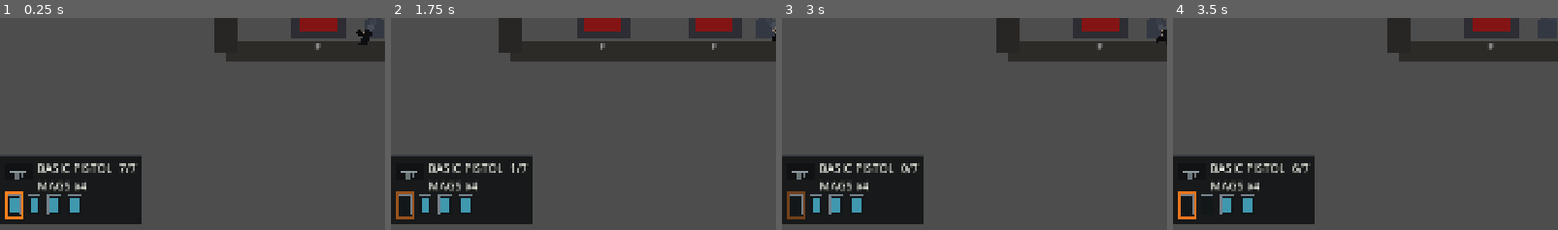
Above: before the commit, frames 1-4 (left to right).
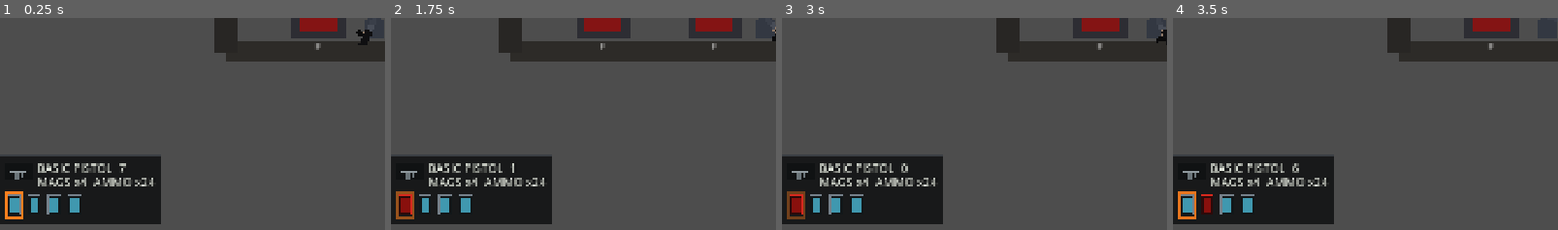
Above: after the commit, the same moments.

Repository: YuiTatsuki1011/projekt-black
Game: Godot game, scene res://scenes/levels/test_level.tscn
The game is run twice, just before and just after one commit, with the same random seed, the same clock (stepped at 60 frames per second) and the same inputs.
Inputs (mouse positions are % of the whole screen's width and height, from its top left):
- Up to frame 1 (0.25 s): no input
- Up to frame 2 (1.75 s): tap Enter at 0.5 s; move the mouse to (72, 45) at 0.52 s; press the mouse at (72, 45) at 0.53 s; hold D (move_right) 0.53-1.25 s; tap Space (jump) at 0.77 s; release the mouse at (72, 45) at 1.25 s; drag from (29, 56) to (58, 65) at 1.27 s
- Up to frame 3 (3 s): tap Space (jump) at 2 s; move the mouse to (60, 28) at 2.02 s; press the mouse at (60, 28) at 2.03 s; hold A (move_left) 2.03-2.75 s; tap Shift (dodge) at 2.1 s; release the mouse at (60, 28) at 2.75 s; drag from (45, 71) to (71, 51) at 2.77 s
- Up to frame 4 (3.5 s): no input
The pictures show only the part of the screen within x 1-51%, y 50-100%; the shares and areas given below are measured in that part.

The runs differ from the first frame. In frame 1, 2.4% of the frame differs, in the area x 9-42%, y 65-98%; in frame 2, 2.8%; in frame 3, 2.8%; in frame 4, 2.9%, in the area x 2-42%, y 65-98%.

Commit message:
Refine ammo HUD magazine display

Diff:
--- a/scripts/player/player_controller.gd
+++ b/scripts/player/player_controller.gd
@@ -749,15 +749,15 @@
 		return {
 			"weapon_name": "No Firearm",
 			"current_loaded_ammo": 0,
-			"max_loaded_ammo": 0,
 			"magazine_count": 0,
+			"loose_ammo_count": 0,
 		}
 
 	return {
 		"weapon_name": _get_active_firearm_display_name(),
 		"current_loaded_ammo": current_ammo,
-		"max_loaded_ammo": magazine_size + chamber_size,
 		"magazine_count": get_active_magazine_statuses().size(),
+		"loose_ammo_count": _get_loose_ammo_count(),
 	}
 
 
@@ -892,6 +892,7 @@
 	_is_reloading = false
 	_reload_remaining = 0.0
 	_sync_reserve_ammo()
+	_emit_magazine_status_changed()
 	_start_chambering()
 
 
@@ -1565,6 +1566,15 @@
 	return total_rounds
 
 
+func _get_loose_ammo_count() -> int:
+	if inventory == null or ammo_item_id == &"":
+		return 0
+	if not inventory.has_method("get_quantity"):
+		return 0
+
+	return int(inventory.call("get_quantity", ammo_item_id))
+
+
 func _on_inventory_item_quantity_changed(item_id: StringName, _quantity: int) -> void:
 	if item_id != ammo_item_id and item_id != magazine_item_id:
 		return
--- a/scripts/ui/ammo_hud.gd
+++ b/scripts/ui/ammo_hud.gd
@@ -12,6 +12,8 @@
 const CURSOR_INDICATOR_SIZE := Vector2(96.0, 96.0)
 const GUN_ICON_SIZE := Vector2(68.0, 42.0)
 const GUN_INFO_GAP := 12.0
+const HUD_TEXT_COLOR := Color(0.88, 0.9, 0.86, 1.0)
+const HUD_WARNING_COLOR := Color(0.95, 0.18, 0.14, 1.0)
 
 @export var player_path: NodePath = NodePath("../Player")
 @export var magazine_panel_margin: Vector2 = Vector2(32.0, 36.0)
@@ -26,6 +28,9 @@
 var _magazine_panel: Panel
 var _weapon_icon: Control
 var _weapon_status_label: Label
+var _resource_status_row: HBoxContainer
+var _resource_status_prefix: Label
+var _loose_ammo_label: Label
 var _cursor_operation_indicator: Control
 var _last_magazines: Array = []
 var _active_magazine_frames: Array[Control] = []
@@ -97,11 +102,37 @@
 	_weapon_status_label.name = "WeaponStatusLabel"
 	_weapon_status_label.mouse_filter = Control.MOUSE_FILTER_IGNORE
 	_weapon_status_label.add_theme_font_size_override("font_size", 29)
-	_weapon_status_label.add_theme_color_override("font_color", Color(0.88, 0.9, 0.86, 1.0))
+	_weapon_status_label.add_theme_color_override("font_color", HUD_TEXT_COLOR)
 	_weapon_status_label.add_theme_color_override("font_shadow_color", Color(0, 0, 0, 0.7))
 	_weapon_status_label.add_theme_constant_override("shadow_offset_x", 1)
 	_weapon_status_label.add_theme_constant_override("shadow_offset_y", 1)
 	_magazine_panel.add_child(_weapon_status_label)
+
+	_resource_status_row = HBoxContainer.new()
+	_resource_status_row.name = "ResourceStatusRow"
+	_resource_status_row.mouse_filter = Control.MOUSE_FILTER_IGNORE
+	_resource_status_row.add_theme_constant_override("separation", 0)
+	_magazine_panel.add_child(_resource_status_row)
+
+	_resource_status_prefix = Label.new()
+	_resource_status_prefix.name = "ResourceStatusPrefix"
+	_resource_status_prefix.mouse_filter = Control.MOUSE_FILTER_IGNORE
+	_resource_status_prefix.add_theme_font_size_override("font_size", 29)
+	_resource_status_prefix.add_theme_color_override("font_color", HUD_TEXT_COLOR)
+	_resource_status_prefix.add_theme_color_override("font_shadow_color", Color(0, 0, 0, 0.7))
+	_resource_status_prefix.add_theme_constant_override("shadow_offset_x", 1)
+	_resource_status_prefix.add_theme_constant_override("shadow_offset_y", 1)
+	_resource_status_row.add_child(_resource_status_prefix)
+
+	_loose_ammo_label = Label.new()
+	_loose_ammo_label.name = "LooseAmmoValue"
+	_loose_ammo_label.mouse_filter = Control.MOUSE_FILTER_IGNORE
+	_loose_ammo_label.add_theme_font_size_override("font_size", 29)
+	_loose_ammo_label.add_theme_color_override("font_color", HUD_TEXT_COLOR)
+	_loose_ammo_label.add_theme_color_override("font_shadow_color", Color(0, 0, 0, 0.7))
+	_loose_ammo_label.add_theme_constant_override("shadow_offset_x", 1)
+	_loose_ammo_label.add_theme_constant_override("shadow_offset_y", 1)
+	_resource_status_row.add_child(_loose_ammo_label)
 
 	magazine_row.mouse_filter = Control.MOUSE_FILTER_IGNORE
 	magazine_row.add_theme_constant_override("separation", int(MAGAZINE_ROW_SEPARATION))
@@ -188,6 +219,7 @@
 	var ammo_count := clampi(int(magazine.get("ammo_count", 0)), 0, capacity)
 	var entry_id := int(magazine.get("entry_id", -1))
 	var is_active := bool(magazine.get("is_active_magazine", false))
+	var is_empty := ammo_count <= 0
 
 	var slot := Control.new()
 	slot.mouse_filter = Control.MOUSE_FILTER_IGNORE
@@ -199,19 +231,19 @@
 	icon.position = (MAGAZINE_SLOT_SIZE - MAGAZINE_ICON_SIZE) * 0.5
 	icon.size = MAGAZINE_ICON_SIZE
 	icon.add_theme_stylebox_override("panel", _make_flat_style(
-		Color(0.07, 0.09, 0.1, 0.92),
-		Color(0.46, 0.5, 0.54, 1.0),
+		Color(0.18, 0.035, 0.035, 0.94) if is_empty else Color(0.07, 0.09, 0.1, 0.92),
+		Color(0.84, 0.16, 0.12, 1.0) if is_empty else Color(0.46, 0.5, 0.54, 1.0),
 		1
 	))
 	slot.add_child(icon)
 
 	var fill := ColorRect.new()
 	fill.mouse_filter = Control.MOUSE_FILTER_IGNORE
-	fill.color = Color(0.28, 0.68, 0.78, 0.86)
+	fill.color = Color(0.8, 0.08, 0.06, 0.58) if is_empty else Color(0.28, 0.68, 0.78, 0.86)
 	fill.anchor_left = 0.18
 	fill.anchor_right = 0.82
 	fill.anchor_bottom = 0.88
-	fill.anchor_top = 0.88 - 0.72 * (float(ammo_count) / float(capacity))
+	fill.anchor_top = 0.16 if is_empty else 0.88 - 0.72 * (float(ammo_count) / float(capacity))
 	icon.add_child(fill)
 
 	if entry_id == loading_entry_id:
@@ -237,28 +269,34 @@
 
 
 func _update_weapon_status() -> void:
-	if _weapon_status_label == null:
+	if _weapon_status_label == null or _resource_status_prefix == null or _loose_ammo_label == null:
 		return
 
 	var weapon_name := "NO FIREARM"
 	var loaded_ammo := 0
-	var max_loaded_ammo := 0
 	var magazine_count := _last_magazines.size()
+	var loose_ammo_count := 0
+	var has_firearm := false
 
 	if _player != null and _player.has_method("get_firearm_hud_info"):
 		var info: Dictionary = _player.call("get_firearm_hud_info")
 		weapon_name = str(info.get("weapon_name", weapon_name)).to_upper()
 		loaded_ammo = int(info.get("current_loaded_ammo", loaded_ammo))
-		max_loaded_ammo = int(info.get("max_loaded_ammo", max_loaded_ammo))
 		magazine_count = int(info.get("magazine_count", magazine_count))
-
-	_weapon_status_label.text = "%s  %d/%d\nMAGS x%d" % [
+		loose_ammo_count = int(info.get("loose_ammo_count", loose_ammo_count))
+		has_firearm = not str(info.get("weapon_name", "")).is_empty() and weapon_name != "NO FIREARM"
+
+	_weapon_status_label.text = "%s  %d" % [
 		weapon_name,
 		loaded_ammo,
-		max_loaded_ammo,
-		magazine_count,
 	]
-	_weapon_icon.modulate.a = 1.0 if max_loaded_ammo > 0 else 0.38
+	_resource_status_prefix.text = "MAGS x%d  AMMO x" % magazine_count
+	_loose_ammo_label.text = str(loose_ammo_count)
+	_loose_ammo_label.add_theme_color_override(
+		"font_color",
+		HUD_WARNING_COLOR if loose_ammo_count <= 0 else HUD_TEXT_COLOR
+	)
+	_weapon_icon.modulate.a = 1.0 if has_firearm else 0.38
 
 
 func _start_cursor_operation(duration: float) -> void:
@@ -302,7 +340,10 @@
 		return
 
 	var row_width := _get_magazine_row_width()
-	var info_width := GUN_ICON_SIZE.x + GUN_INFO_GAP + _weapon_status_label.get_minimum_size().x
+	var status_width := _weapon_status_label.get_minimum_size().x
+	if _resource_status_row != null:
+		status_width = maxf(status_width, _resource_status_row.get_combined_minimum_size().x)
+	var info_width := GUN_ICON_SIZE.x + GUN_INFO_GAP + status_width
 	var panel_width := maxf(320.0, maxf(row_width, info_width) + MAGAZINE_PANEL_PADDING.x * 2.0)
 	var panel_height := (
 		MAGAZINE_PANEL_PADDING.y * 2.0
@@ -317,8 +358,14 @@
 	_weapon_status_label.position = MAGAZINE_PANEL_PADDING + Vector2(GUN_ICON_SIZE.x + GUN_INFO_GAP, 0.0)
 	_weapon_status_label.size = Vector2(
 		panel_width - MAGAZINE_PANEL_PADDING.x * 2.0 - GUN_ICON_SIZE.x - GUN_INFO_GAP,
-		MAGAZINE_INFO_HEIGHT
+		34.0
 	)
+	if _resource_status_row != null:
+		_resource_status_row.position = MAGAZINE_PANEL_PADDING + Vector2(GUN_ICON_SIZE.x + GUN_INFO_GAP, 34.0)
+		_resource_status_row.size = Vector2(
+			panel_width - MAGAZINE_PANEL_PADDING.x * 2.0 - GUN_ICON_SIZE.x - GUN_INFO_GAP,
+			34.0
+		)
 
 	magazine_row.position = Vector2(
 		MAGAZINE_PANEL_PADDING.x,
Not shown, changed: docs/ARCHITECTURE.md
Not shown, changed: docs/DECISIONS.md
Not shown, changed: docs/HANDOFF.md
Not shown, changed: docs/INPUT_SPEC.md
